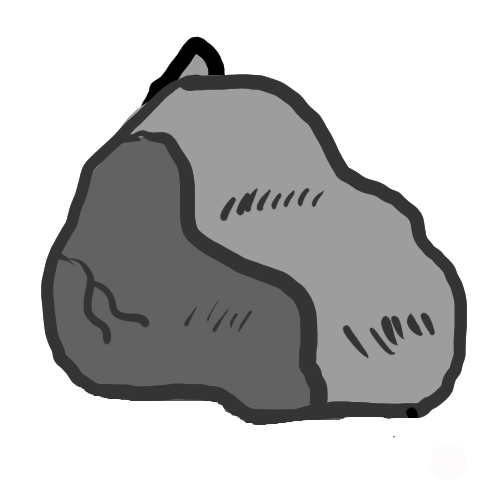
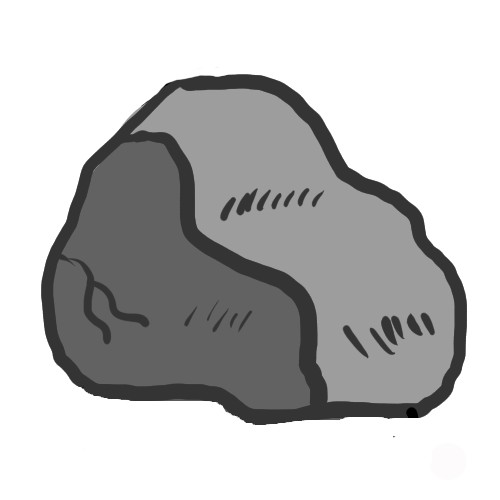
Revision of a layered 500 × 500 image; what changed, layer by layer:
painted on "Warstwa 3" over [134, 36, 228, 143]
